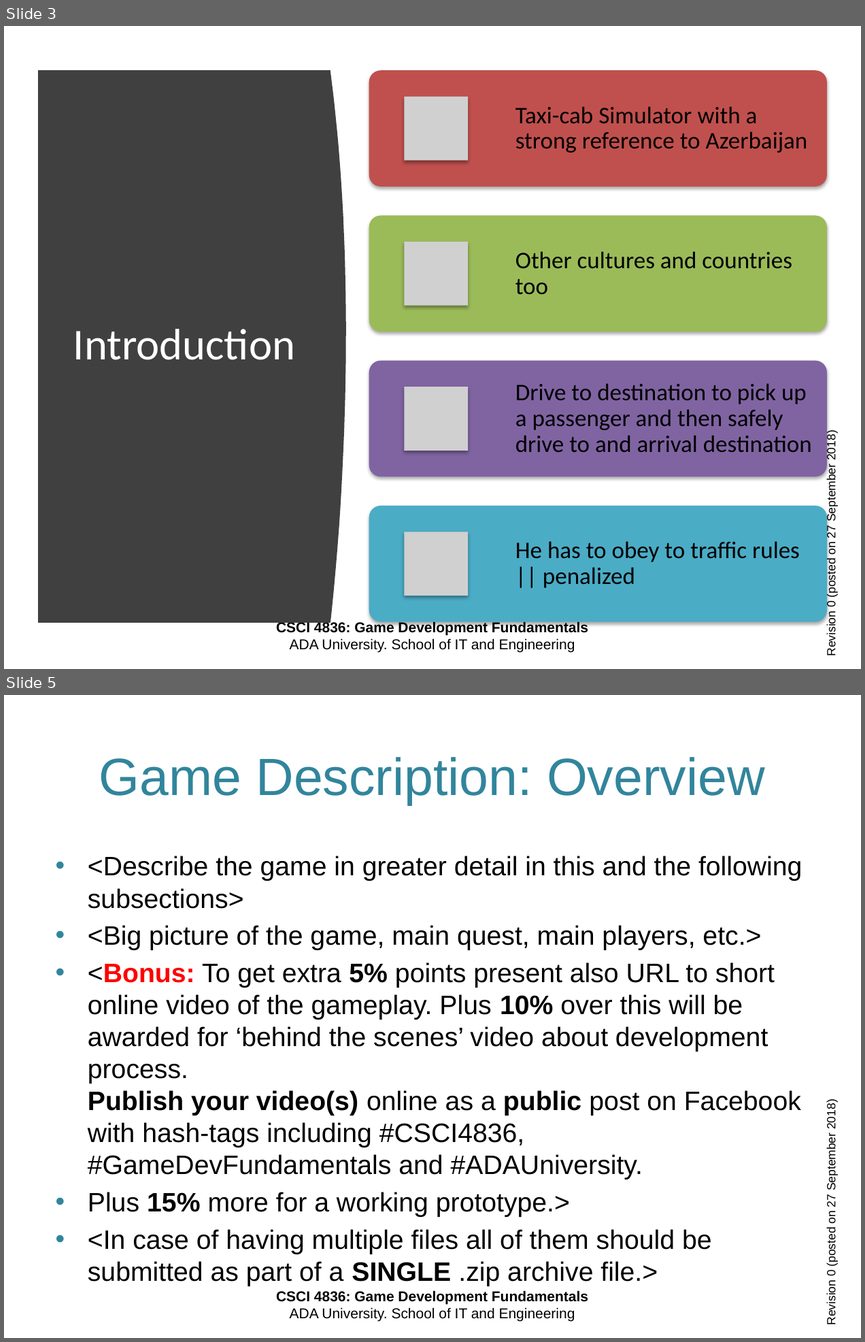
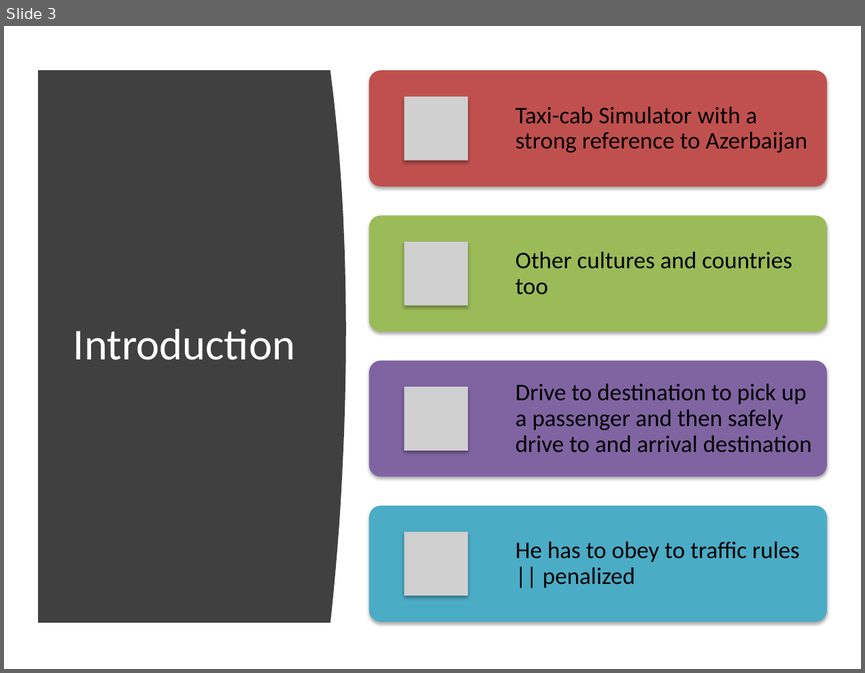
Before and after one commit to ADA-SITE-CSCI4836-2018-Fall/class-game-project-survivors, a slide deck: CSCI4836-HW04-Presentation.pptx. Shown one above the other, each under a label of ours: slides 3 and 5 before the commit, slide 3 after it; the slides between them are not shown. The pictures are 865x1342 and 865x673 pixels, drawn with LibreOffice and Linux fonts; fonts in the diff are those of the drawing; grey boxes stand for pictures; background and template pictures are left out. Boxes give left, top, right and bottom in pixels: in the first picture for what was removed or moved away, otherwise in the second. Text is boxed around its words. In the diff, an @@ line names an element or a change of style, - is before the commit and + after.

```diff
--- a/CSCI4836-HW04-Presentation.pptx
+++ b/CSCI4836-HW04-Presentation.pptx
@@ slide 5 removed at (x1=4, y1=695, x2=861, y2=1338), background #FFFFFF; not listed: 2 template elements that a slide beside it also shows @@
@@ title removed at (x1=99, y1=757, x2=765, y2=805) @@
-Game Description: Overview
@@ text removed at (x1=88, y1=855, x2=802, y2=1281) @@
-• <Describe the game in greater detail in this and the following subsections>
-• <Big picture of the game, main quest, main players, etc.>
-• <Bonus: To get extra 5% points present also URL to short online video of the gameplay. Plus 10% over this will be awarded for ‘behind the scenes’ video about development process.
-  Publish your video(s) online as a public post on Facebook with hash-tags including #CSCI4836, #GameDevFundamentals and #ADAUniversity.
-• Plus 15% more for a working prototype.>
-• <In case of having multiple files all of them should be submitted as part of a SINGLE .zip archive file.>
@@ slide 3 changed as well @@
@@ text removed at (x1=824, y1=433, x2=838, y2=655) @@
-Revision 0 (posted on 27 September 2018)
@@ text removed at (x1=276, y1=620, x2=588, y2=652) @@
-CSCI 4836: Game Development Fundamentals
-ADA University. School of IT and Engineering
```
Also in this commit, not shown: 11 other slides changed, 2 slides added.
